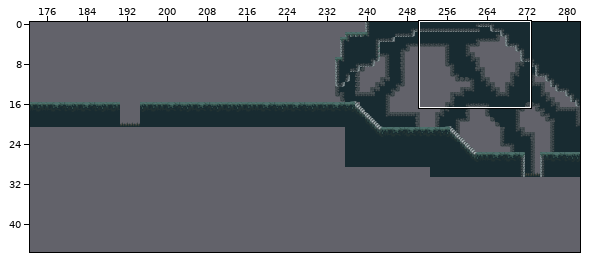
Tiled map: Assets/Tiled/level3.tmx. Above, an overview of the earlier version with the close-up marked.
Close-up. The starting point:
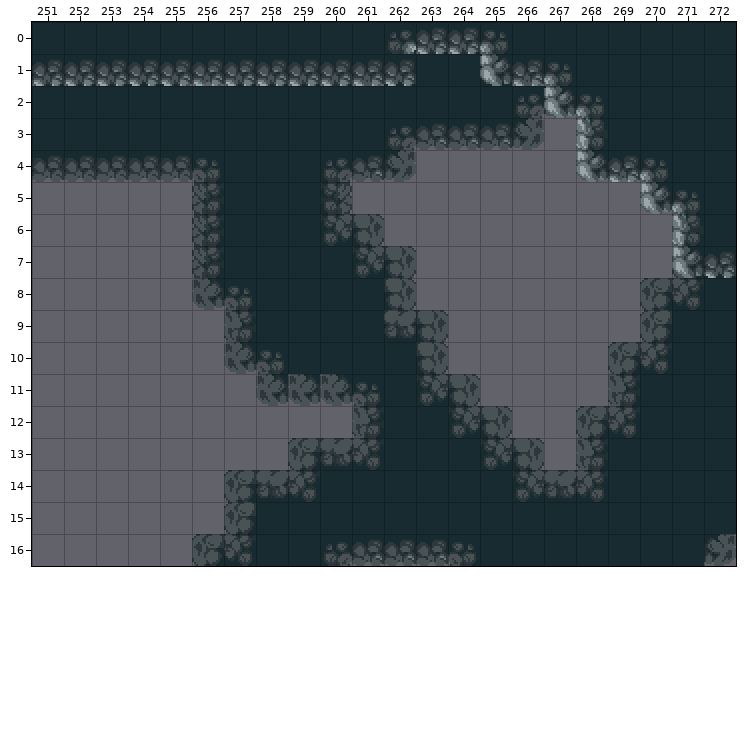
Cells are 16x16 px. Shown: x 251..272, y 0..16. The commit also changed other parts of the map, which this record leaves out.
After the commit:
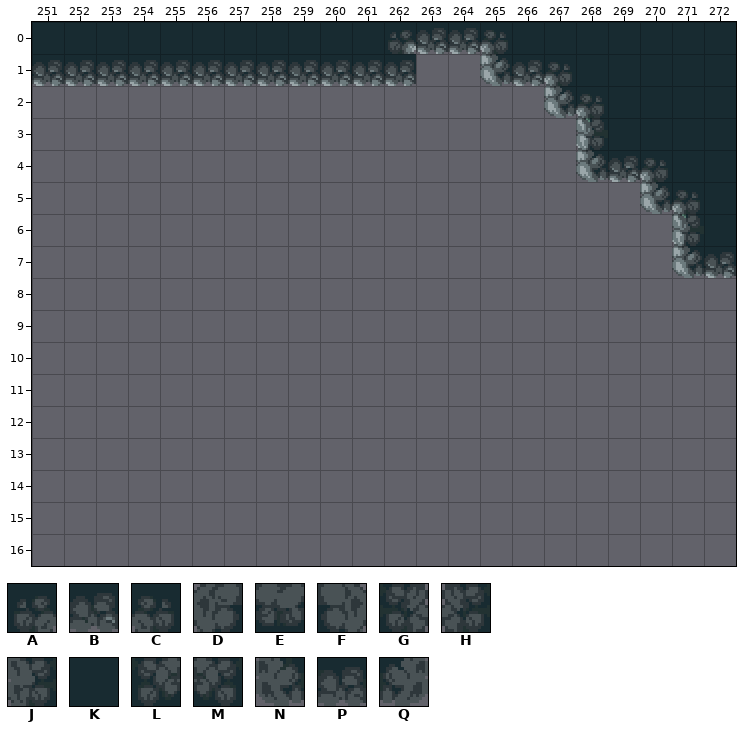
Key: from "cave": A 68, B 69, C 70, D 71, E 72, F 73, G 83, H 85, J 86, K 87, L 98, M 100, N 101, P 102, Q 103.
_ is an empty cell.
Tiles replaced or removed in this view: A, B, C, D, E, F, G, H, J, K, L, M, N, P, Q.
Difference:
Changed rows in their new state; . is an unchanged cell.
Layer "cave_bg" (now hidden):
first column x 251:
 0 ............__........
 1 _____.__________......
 2 _________________.....
 3 ________________......
 4 ____________..........
 5 ....._____............
 6 .....______...........
 7 ....._______........__
 8 ....._______.......___
 9 ......_______......___
10 ......_______.....____
11 ......._______....____
12 .........._____.._____
13 ........________._____
14 ......________________
15 ......________________
16 ....._________________
Pixel boxes of the changes (left, top, right, bottom) in both close-ups:
removed: (32, 50, 736, 566)
